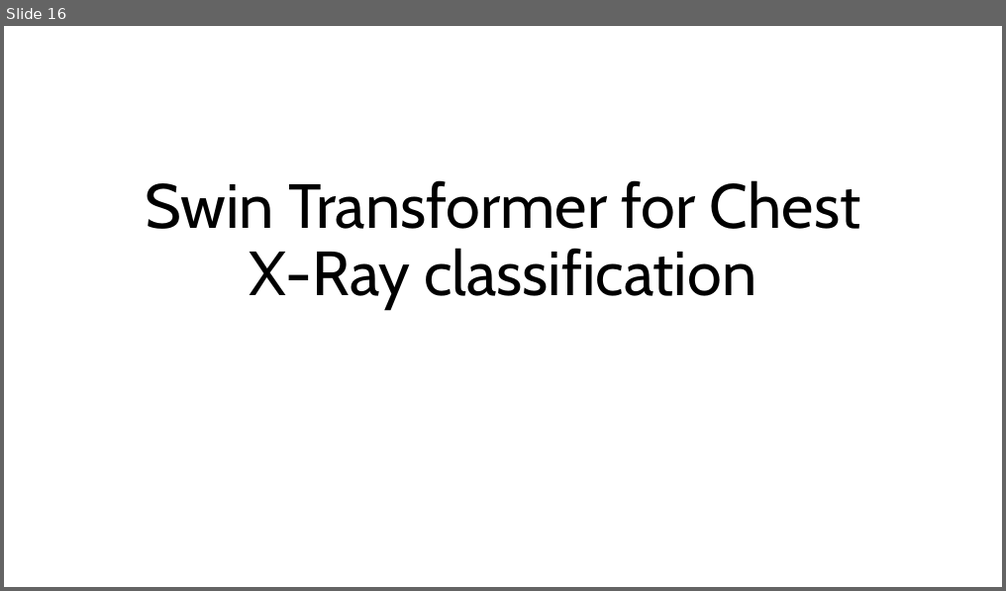
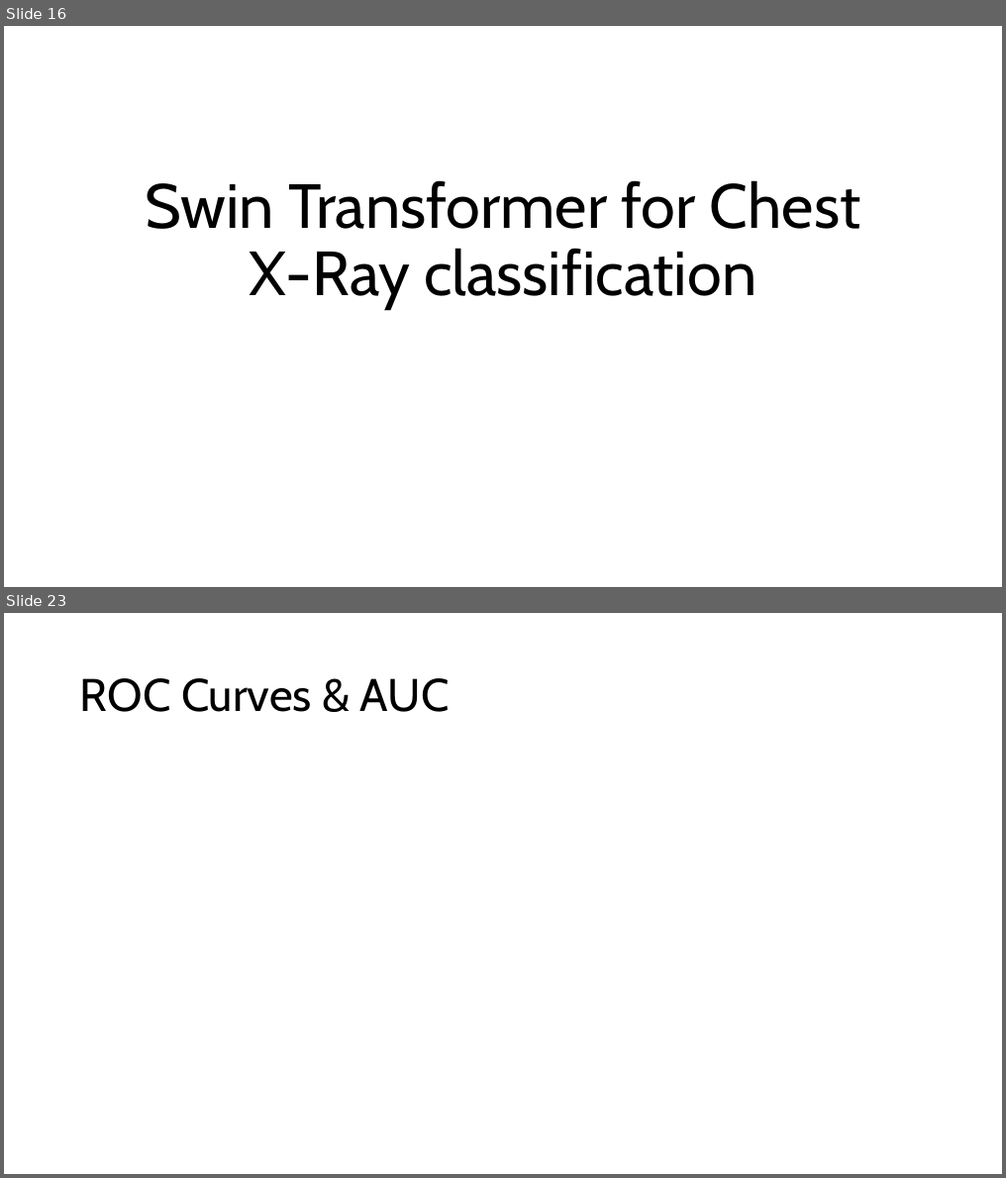
Before and after one commit to ma3ti/Swin-transformer-ChestXray, a slide deck: Swin.pptx. Shown one above the other, each under a label of ours: slide 16 before the commit, slides 16 and 23 after it; the slides between them are not shown. The pictures are 1006x591 and 1006x1178 pixels, drawn with LibreOffice and Linux fonts; fonts in the diff are those of the drawing. Boxes give left, top, right and bottom in pixels: in the first picture for what was removed or moved away, otherwise in the second. Text is boxed around its words. In the diff, an @@ line names an element or a change of style, - is before the commit and + after.

```diff
--- a/Swin.pptx
+++ b/Swin.pptx
@@ slide 23 added at <box>4,613,1002,1174</box>, background #FFFFFF @@
@@ title added at <box>80,678,450,712</box>, 44 pt, text #000000 @@
+ROC Curves & AUC
```
Also in this commit, not shown: 9 other slides added, 2 slides removed, 1 other file.
